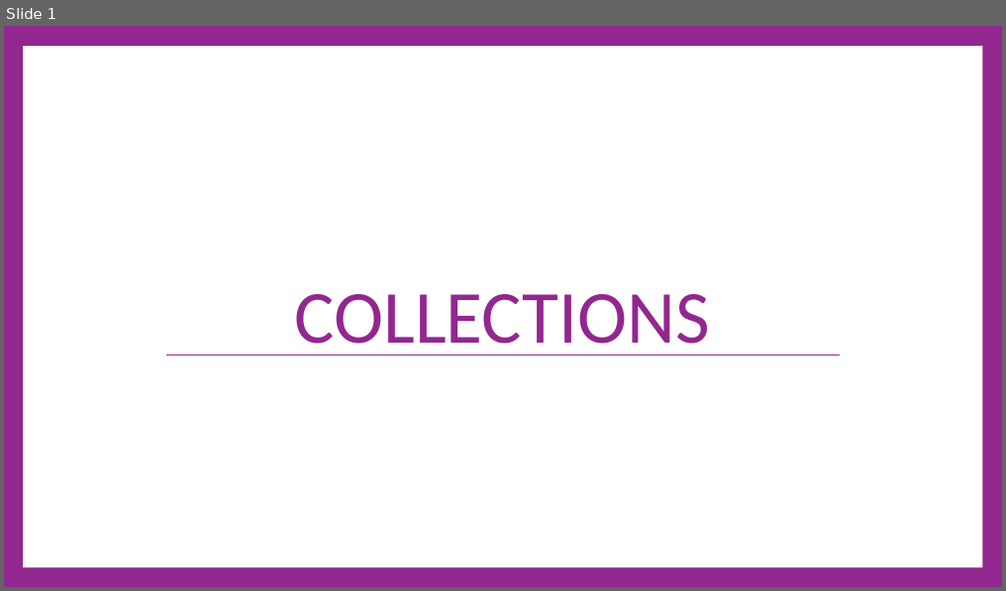
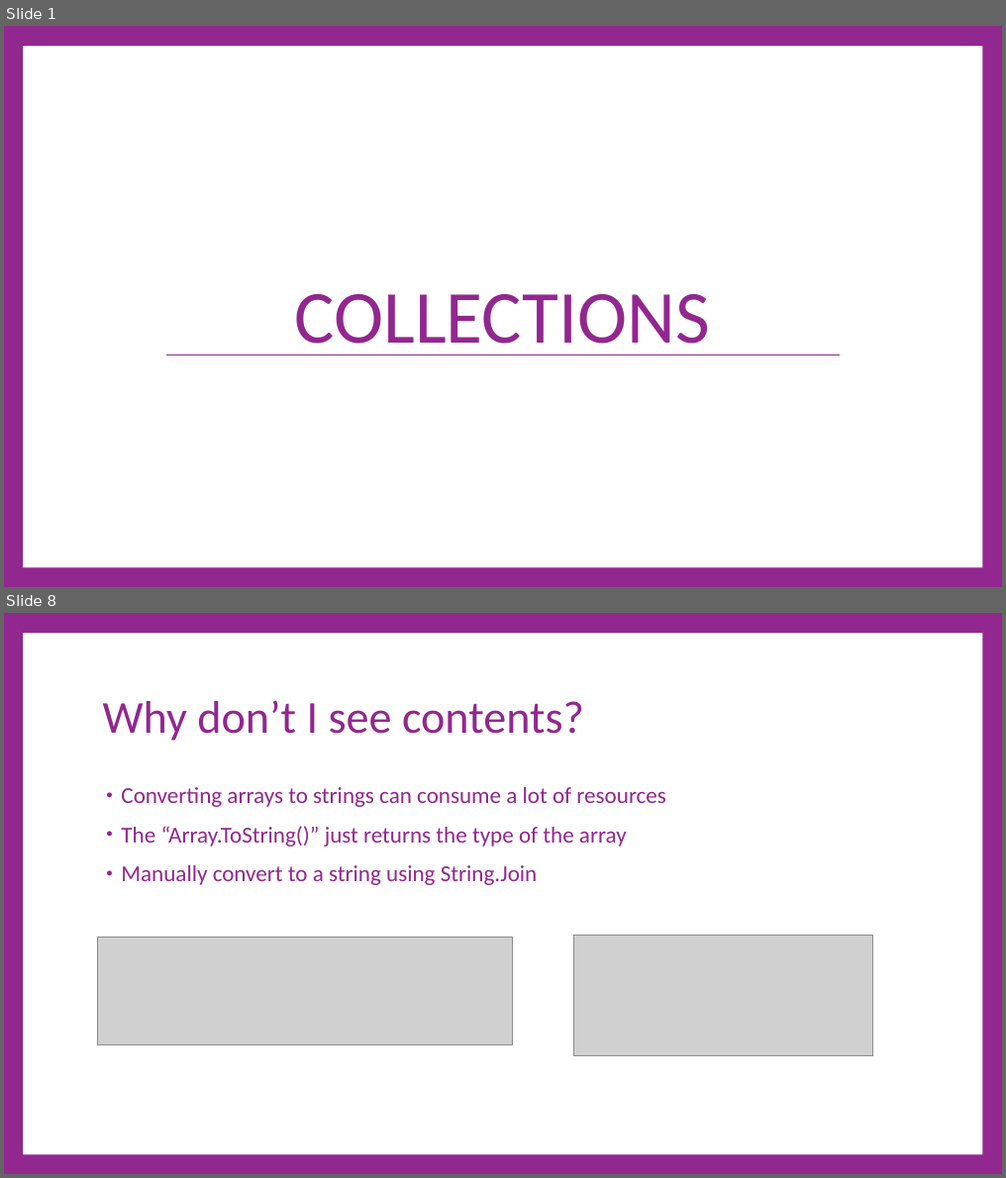
Before and after one commit to cdiggins/cs321, a slide deck: class-notes/cs321-winter-2023-lecture-5-collections.pptx. Shown one above the other, each under a label of ours: slide 1 before the commit, slides 1 and 8 after it; the slides between them are not shown. The pictures are 1006x591 and 1006x1178 pixels, drawn with LibreOffice and Linux fonts; fonts in the diff are those of the drawing; grey boxes stand for pictures. Boxes give left, top, right and bottom in pixels: in the first picture for what was removed or moved away, otherwise in the second. Text is boxed around its words. In the diff, an @@ line names an element or a change of style, - is before the commit and + after.

Commit message:
Work in progress for lecture 5

```diff
--- a/class-notes/cs321-winter-2023-lecture-5-collections.pptx
+++ b/class-notes/cs321-winter-2023-lecture-5-collections.pptx
@@ slide 8 added at [4,613,1002,1174], background #92278F; not listed: 1 template element that a slide beside it also shows @@
@@ title added at [103,700,584,741], 66 pt, text #92278F @@
+Why don’t I see contents?
@@ text added at [121,787,666,885], 33 pt, text #92278F @@
+• Converting arrays to strings can consume a lot of resources
+• The “Array.ToString()” just returns the type of the array
+• Manually convert to a string using String.Join
@@ picture added at [98,937,513,1045] @@
@@ picture added at [574,936,872,1056] @@
```
Also in this commit, not shown: 31 other slides added, 7 other files.
